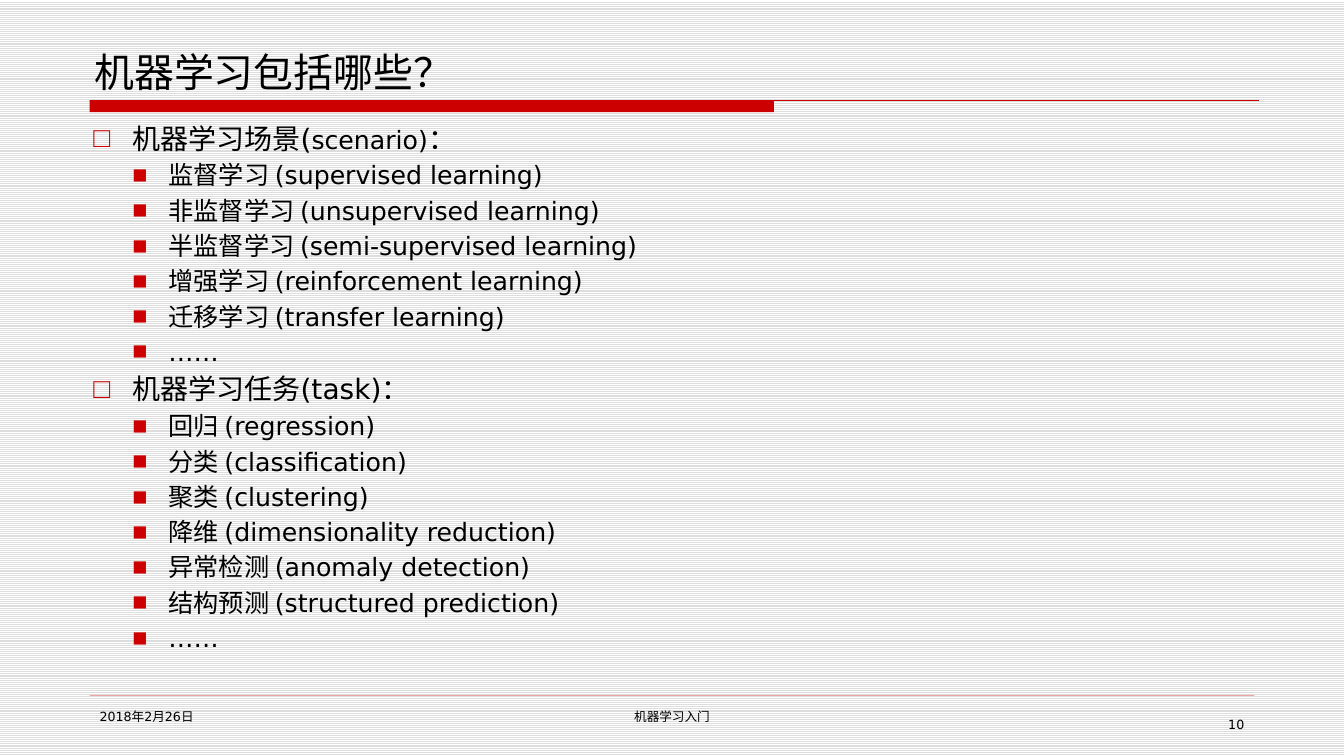
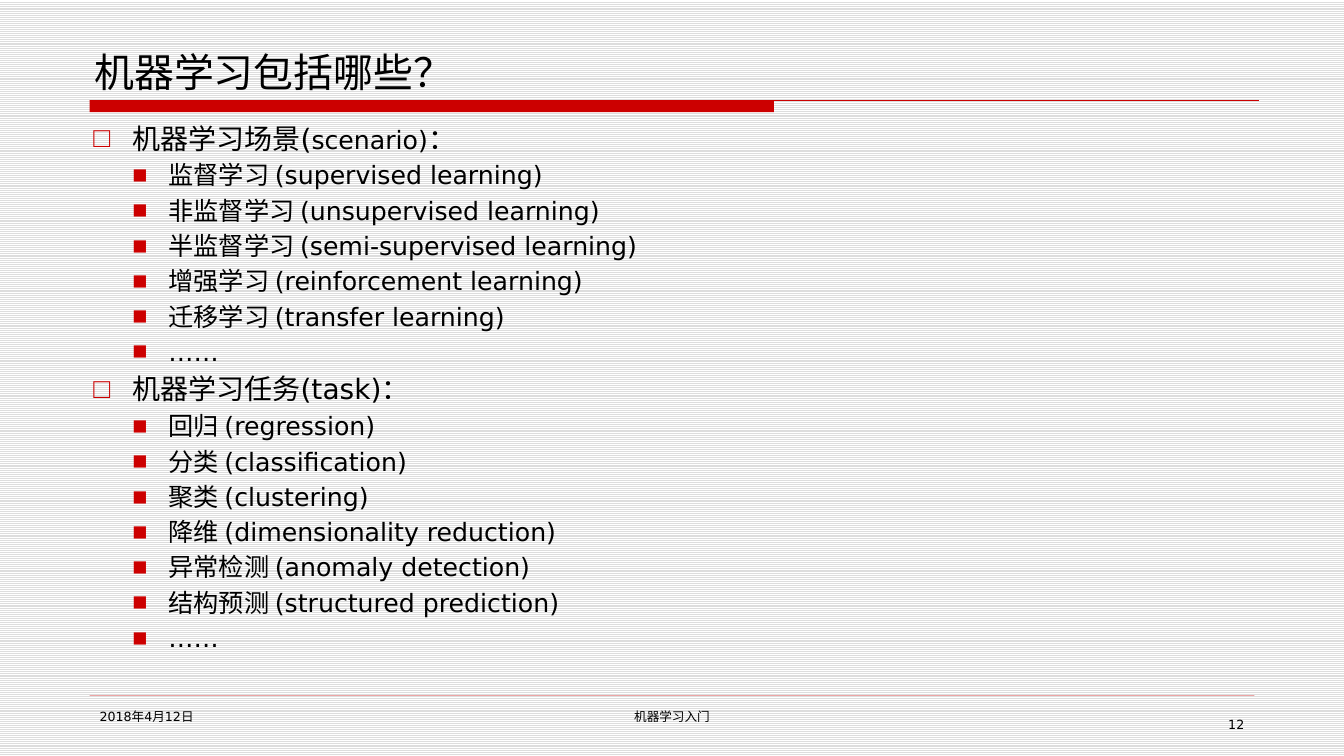
Before and after one commit to ztypl/MachineLearning, a slide deck: slide 12 of 机器学习入门.pptx (slide 10 before the commit). Drawn at 1344x756 pixels with LibreOffice and Linux fonts; fonts in the diff are those of the drawing; background and template pictures are left out. Boxes give left, top, right and bottom in pixels: in the first picture for what was removed or moved away, otherwise in the second. Text is boxed around its words. In the diff, an @@ line names an element or a change of style, - is before the commit and + after.

```diff
--- a/机器学习入门.pptx
+++ b/机器学习入门.pptx
@@ text at box(100, 710, 194, 722): text changed @@
-2018年2月26日
+2018年4月12日
@@ page number at box(1228, 719, 1244, 729): text changed @@
-10
+12
```
Also in this commit, not shown: 14 other slides changed, 3 slides added.
